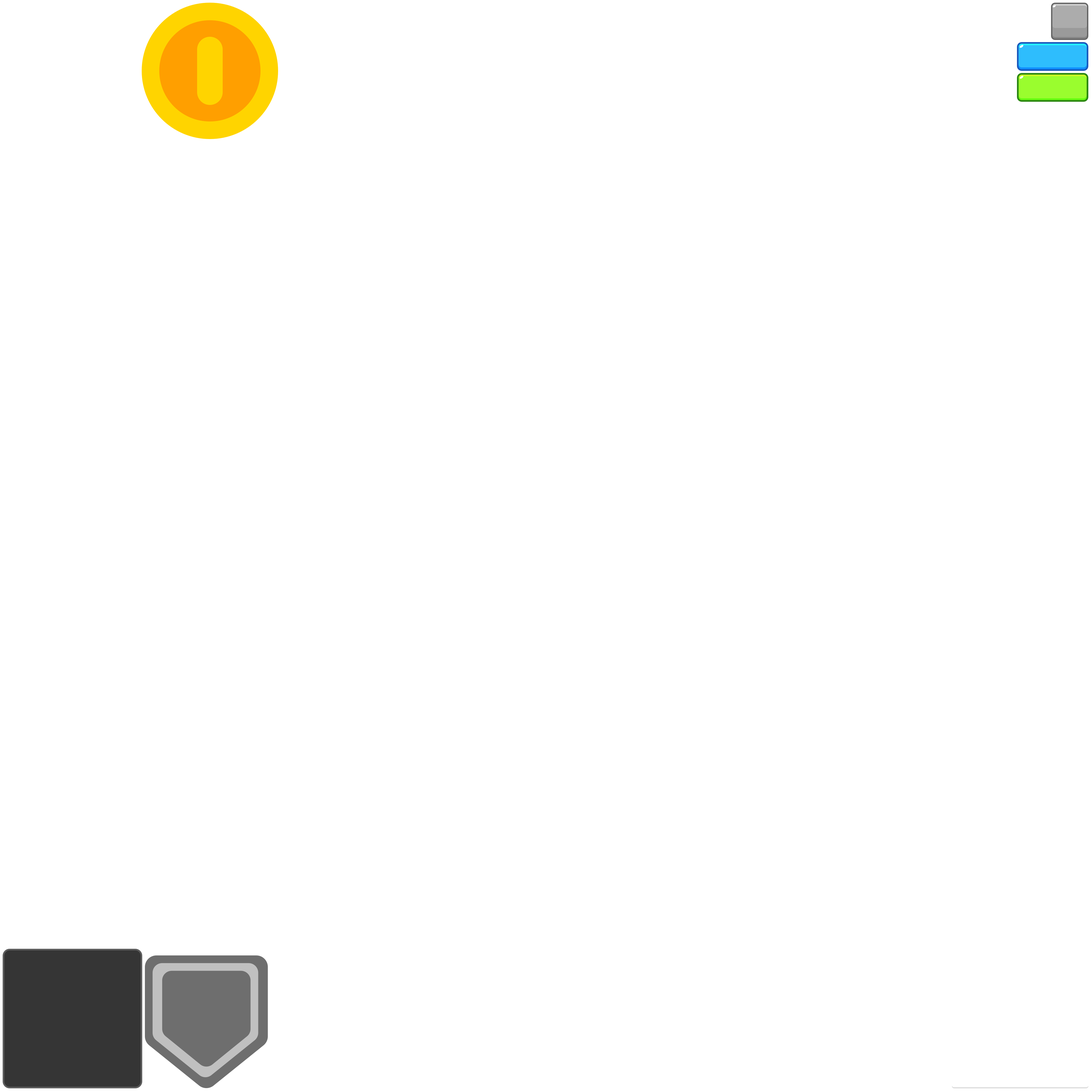
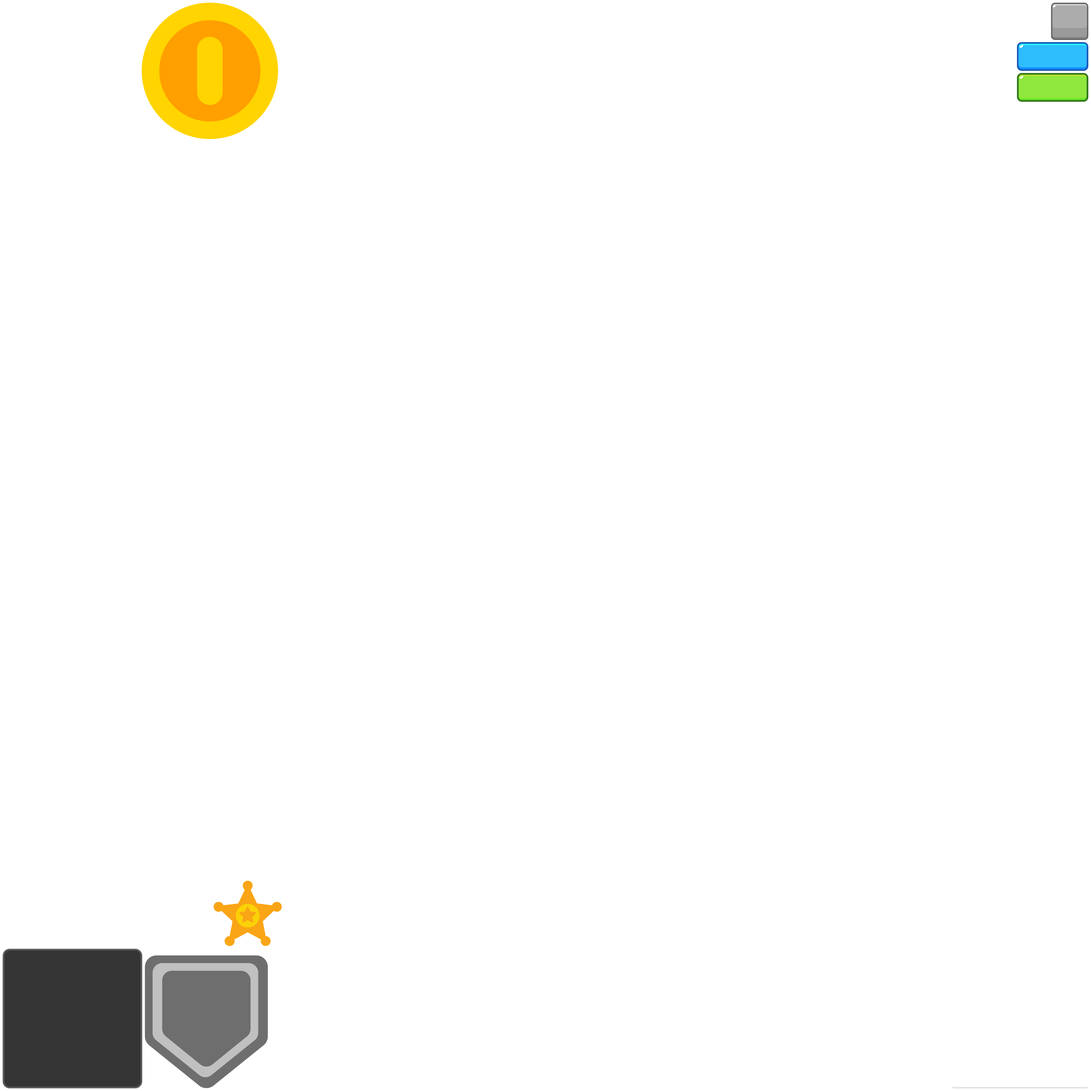
Revision of a layered 1091x1091 image; what changed, layer by layer:
added layer "Слой 11" above "Слой 7" over 213, 880, 282, 947
painted on "Слой 3 копия 2" over 1017, 73, 1089, 102
